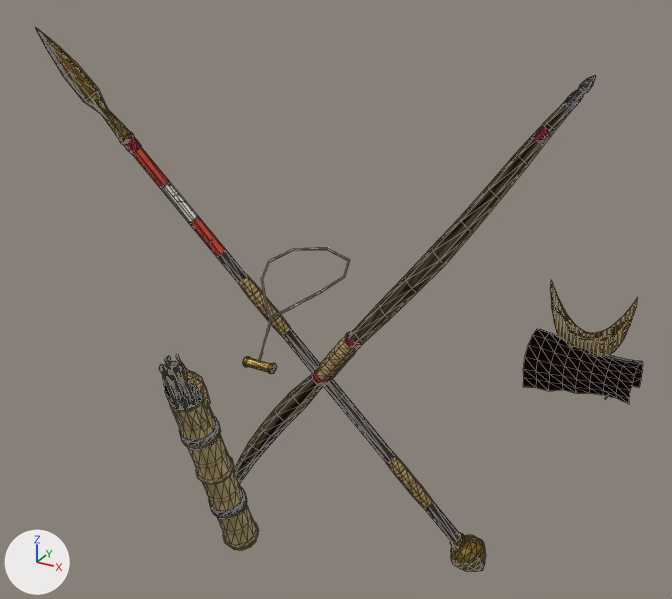
Renders of the glTF model public/models/armory/stowkit.glb from each side of a commit.
Before and after are seen from a 50 mm lens placed at (0.82, -1.334, 2.142), pointed at (-0.04, 0.229, 1.361). Lighting does not change. The marker at lower left points along +X, +Y and +Z. The picture after the commit comes second. Mesh edges are drawn as thin lines. Vertices at exactly the same position are counted once.

Objects in the first picture: 'StowKit'.
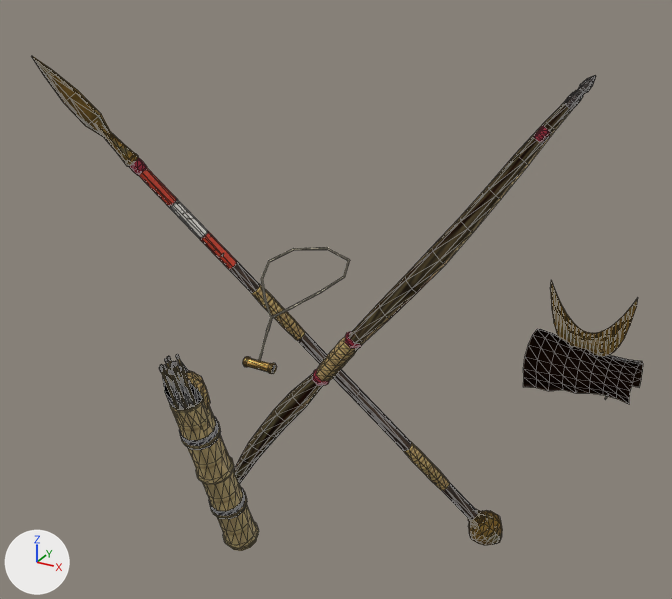
Diff of the bpy script that builds the scene:
```diff
--- a/public/models/armory/stowkit.glb.py
+++ b/public/models/armory/stowkit.glb.py
@@ me_stowkit @@
 # used by ob_stowkit; location = (0.0, 0.0, 0.0)
-me_stowkit.from_pydata(...)  # 2041 vertices, 3119 faces; spans x -0.588..0.608, y -0.132..0.44, z 0.636..1.9
+me_stowkit.from_pydata(...)  # 2041 vertices, 3119 faces; spans x -0.558..0.608, y -0.132..0.553, z 0.636..1.856
+# me_stowkit part 1: the loose piece of 130 vertices spanning x 0.186..0.27, y 0.355..0.44, z 0.64..0.742 is multiplied about its middle by the matrix ((0.998, -0.063, 0.003), (0.063, 0.994, -0.093), (0.003, 0.093, 0.996)), then moved by (0.001, 0.114, -0.002)
+# me_stowkit part 2: the loose piece of 12 vertices spanning x 0.123..0.215, y 0.343..0.398, z 0.72..0.837 is multiplied about its middle by the matrix ((0.998, -0.063, 0.003), (0.063, 0.994, -0.094), (0.003, 0.094, 0.996)), then moved by (0.003, 0.102, -0.005)
+# me_stowkit part 3: the loose piece of 18 vertices spanning x -0.17..0.065, y 0.207..0.329, z 0.941..1.272 is multiplied about its middle by the matrix ((0.998, -0.063, 0.003), (0.063, 0.994, -0.093), (0.003, 0.093, 0.996)), then moved by (0.011, 0.058, -0.017)
+# me_stowkit part 4: the loose piece of 18 vertices spanning x -0.438..-0.229, y 0.084..0.192, z 1.377..1.669 is multiplied about its middle by the matrix ((0.998, -0.063, 0.003), (0.063, 0.994, -0.093), (0.003, 0.093, 0.996)), then moved by (0.021, 0.002, -0.031)
+# me_stowkit part 5: the loose piece of 30 vertices spanning x 0.041..0.147, y 0.304..0.368, z 0.82..0.957 is multiplied about its middle by the matrix ((0.998, -0.063, 0.003), (0.063, 0.994, -0.093), (0.003, 0.093, 0.996)), then moved by (0.006, 0.087, -0.009)
+# me_stowkit part 6: the loose piece of 30 vertices spanning x -0.252..-0.147, y 0.169..0.231, z 1.256..1.392 is multiplied about its middle by the matrix ((0.998, -0.063, 0.003), (0.063, 0.994, -0.093), (0.003, 0.093, 0.996)), then moved by (0.016, 0.029, -0.024)
+# me_stowkit part 7: the loose piece of 18 vertices spanning x -0.452..-0.415, y 0.076..0.106, z 1.653..1.689 is multiplied about its middle by the matrix ((0.998, -0.063, 0.003), (0.063, 0.994, -0.094), (0.003, 0.094, 0.996)), then moved by (0.025, -0.017, -0.037)
+# me_stowkit part 8: the loose piece of 48 vertices spanning x -0.501..-0.428, y 0.058..0.101, z 1.673..1.768 is multiplied about its middle by the matrix ((0.998, -0.063, 0.003), (0.063, 0.994, -0.094), (0.003, 0.094, 0.996)), then moved by (0.026, -0.024, -0.038)
+# me_stowkit part 9: the loose piece of 37 vertices spanning x -0.588..-0.467, y 0.019..0.082, z 1.726..1.9 is multiplied about its middle by the matrix ((0.998, -0.063, 0.003), (0.063, 0.994, -0.093), (0.003, 0.093, 0.996)), then moved by (0.028, -0.036, -0.041)
 me_stowkit.materials.append(mat_mi_armory_atlas)
```

Where the change shows, as pixel boxes (x1, y1, x2, y2) in the pictures (672 x 599 px; the box of a moved part takes in the faces that stretch with it):
'StowKit', reshaped (9% shorter)
    before: (35, 27, 643, 572)
    after: (32, 56, 643, 551)
part 1 of me_stowkit, moved or reshaped
    before: (450, 533, 486, 572)
    after: (468, 509, 502, 545)
part 2 of me_stowkit, moved or reshaped
    before: (424, 500, 461, 543)
    after: (442, 482, 478, 520)
part 3 of me_stowkit, moved or reshaped
    before: (282, 328, 395, 463)
    after: (297, 332, 412, 451)
part 4 of me_stowkit, moved or reshaped
    before: (132, 147, 247, 283)
    after: (138, 168, 260, 293)
part 5 of me_stowkit, moved or reshaped
    before: (386, 454, 432, 508)
    after: (404, 442, 449, 490)
part 6 of me_stowkit, moved or reshaped
    before: (238, 275, 290, 336)
    after: (251, 284, 305, 340)
part 7 of me_stowkit, moved or reshaped
    before: (123, 136, 141, 154)
    after: (129, 157, 147, 175)
part 8 of me_stowkit, moved or reshaped
    before: (94, 101, 134, 144)
    after: (96, 126, 138, 167)
part 9 of me_stowkit, moved or reshaped
    before: (35, 27, 109, 114)
    after: (32, 56, 112, 137)
